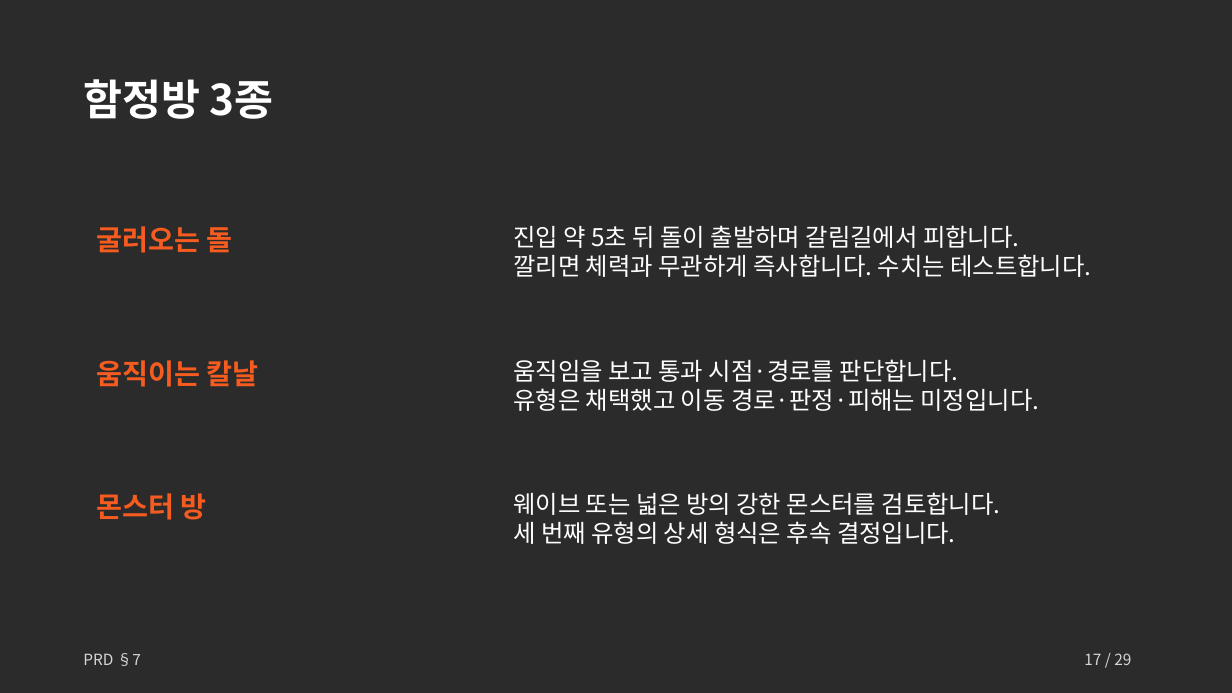
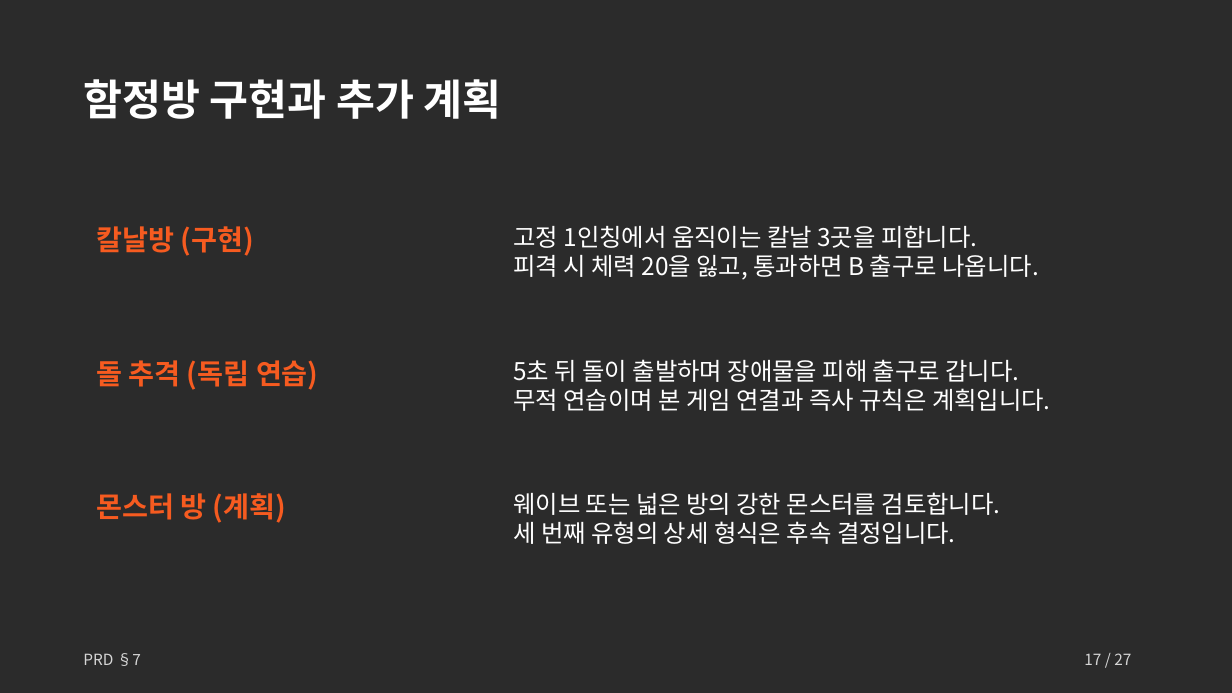
Before and after one commit to Hollolloho/2DGP_TermProject, a slide deck: slide 17 of Docs/초보자를 위한 미로 탈출 안내서_기획안.pptx. Drawn at 1232x693 pixels with LibreOffice and Linux fonts; fonts in the diff are those of the drawing; background and template pictures are left out; a plain dark background stands for a picture behind light text. Boxes give left, top, right and bottom in pixels: in the first picture for what was removed or moved away, otherwise in the second. Text is boxed around its words. In the diff, an @@ line names an element or a change of style, - is before the commit and + after.

```diff
--- a/Docs/초보자를 위한 미로 탈출 안내서_기획안.pptx
+++ b/Docs/초보자를 위한 미로 탈출 안내서_기획안.pptx
@@ text at (83,79,502,119): text changed @@
-함정방 3종
+함정방 구현과 추가 계획
@@ text at (96,226,254,256): text changed @@
-굴러오는 돌
+칼날방 (구현)
@@ text at (513,225,1038,280): text changed @@
-진입 약 5초 뒤 돌이 출발하며 갈림길에서 피합니다.
-깔리면 체력과 무관하게 즉사합니다. 수치는 테스트합니다.
+고정 1인칭에서 움직이는 칼날 3곳을 피합니다.
+피격 시 체력 20을 잃고, 통과하면 B 출구로 나옵니다.
@@ text at (513,359,1051,411): text changed @@
-움직임을 보고 통과 시점·경로를 판단합니다.
-유형은 채택했고 이동 경로·판정·피해는 미정입니다.
+5초 뒤 돌이 출발하며 장애물을 피해 출구로 갑니다.
+무적 연습이며 본 게임 연결과 즉사 규칙은 계획입니다.
@@ text at (96,360,319,390): text changed @@
-움직이는 칼날
+돌 추격 (독립 연습)
@@ text at (96,493,286,523): text changed @@
-몬스터 방
+몬스터 방 (계획)
@@ text at (1084,653,1131,665): text changed @@
-17 / 29
+17 / 27
```
Also in this commit, not shown: 26 other slides changed, 7 other files.
